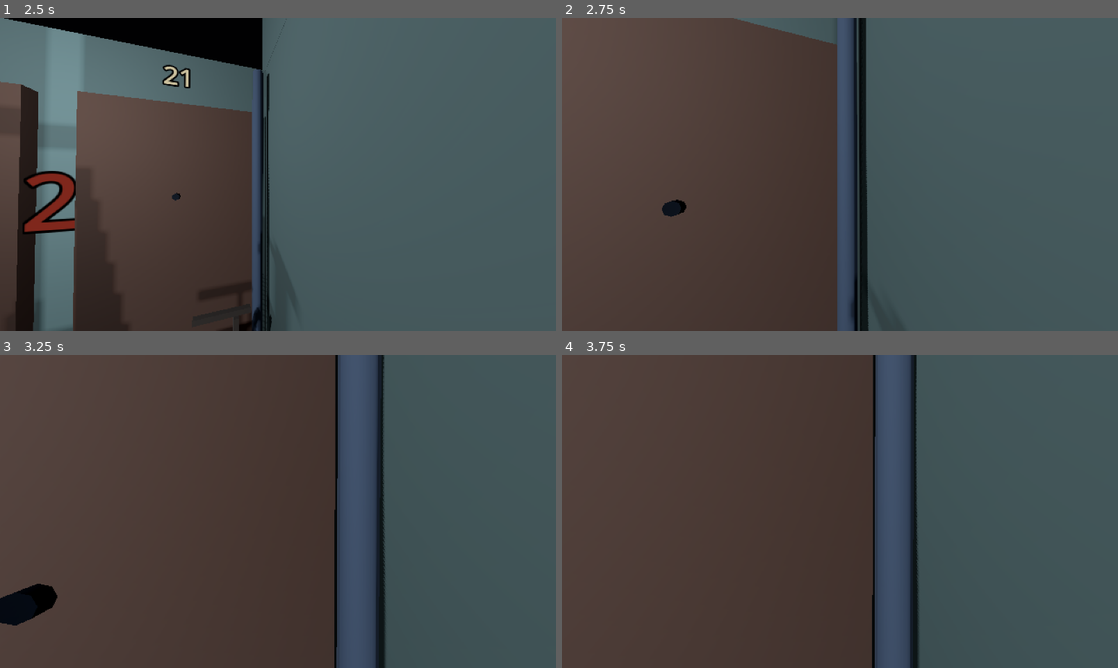
Above: before the commit, frames 1-4 (two rows, left to right).
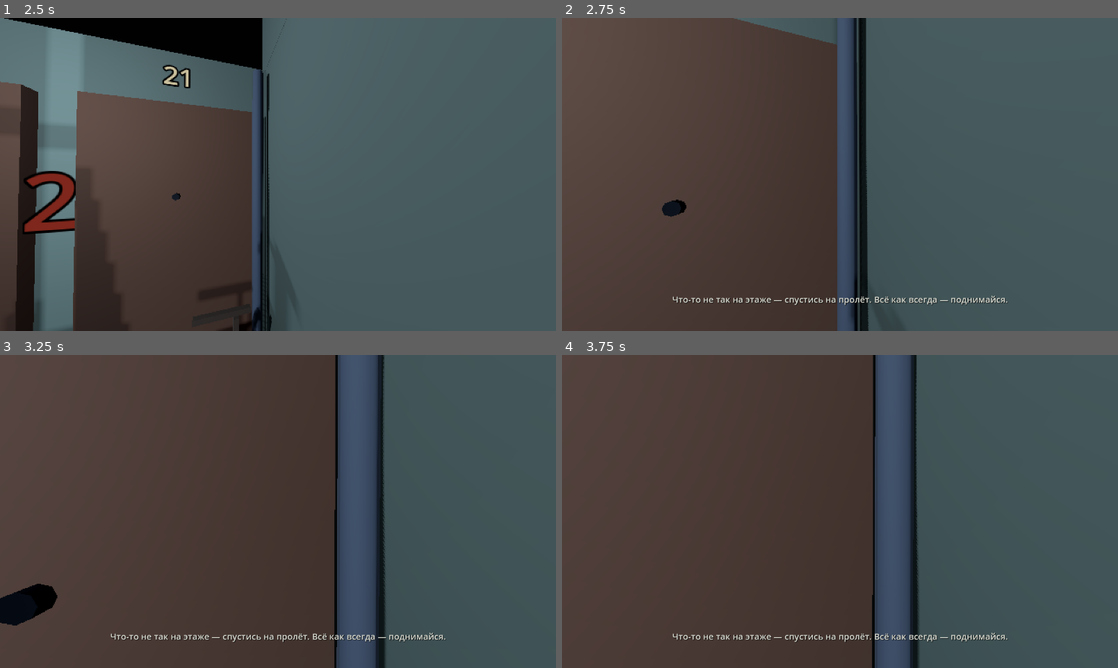
Above: after the commit, the same moments.

Repository: echostarts/horror
Game: Godot game, scene res://scenes/main.tscn
Same seed, same stepped clock (60 frames per second), same inputs: the game is played once before the commit and once after it.
Inputs (mouse positions are in pixels of both pictures, inside the frame that each line leads up to):
- Up to frame 1 (2.5 s): tap Enter (ui_accept) at 0.5, 0.77, 1.07, 1.52, 1.82 s; move the mouse to (305, 174) at 0.52 s; hold Shift (sprint) 0.53-1.28 s; hold W (move_forward) from 0.53 s (still down); click (305, 174) at 0.67 s; move the mouse to (250, 174) at 1.27 s; tap Alt at 1.35 s; move the mouse to (289, 168) at 2.02 s; tap Ctrl at 2.1 s
- Up to frame 2 (2.75 s): keep holding W (move_forward)
- Up to frame 3 (3.25 s): keep holding W (move_forward); move the mouse to (272, 517) at 2.77 s; tap Shift (sprint) at 2.85 s; click (272, 517) at 2.92 s; tap Enter (ui_accept) at 3.02 s
- Up to frame 4 (3.75 s): keep holding W (move_forward); tap Enter (ui_accept) at 3.32 s; move the mouse to (878, 514) at 3.52 s; tap Alt at 3.6 s

Frame 1 is identical in both runs. In frame 2, 0.6% of the frame differs, in the area x 19-81%, y 88-92%; in frame 3, 0.6%; in frame 4, 0.6%.

Commit message:
feat: teach-in - first segment always clean + one subtitled rule hint
Operator playtest finding: the rule doesn't land untold (M1 DoD miss).
- First question of a run is forced clean so the player learns the baseline
  before hunting deviations (Exit 8 grammar, Pillar 5 fairness)
- The single Section 8-sanctioned subtitle hint on the first flight states
  the rule
https://claude.ai/code/session_01DmBqBQWpchEjaavjmMnUfw

Diff:
--- a/src/world/chain_manager.gd
+++ b/src/world/chain_manager.gd
@@ -25,6 +25,9 @@
 var _fx: TransitionLayer
 var _busy: bool = false
 var _finished: bool = false
+## Первый вопрос забега всегда чистый: игрок должен увидеть «норму», прежде
+## чем искать отклонения (грамматика Exit 8, Pillar 5 — честность).
+var _first_question: bool = true
 ## Кулдаун (физ. кадры) после re-anchor: перемещение/ребилд модулей рождает
 ## фантомные body_entered кадром позже — реальный траверс занимает секунды.
 var _ignore_frames: int = 0
@@ -46,6 +49,7 @@
 	_selector = AnomalySelector.new(Director.rng(), _defs)
 	_loop.reset_to_start()
 	_finished = false
+	_first_question = true
 	for level: int in WINDOW:
 		if not _modules.has(level):
 			var module := FlightModule.new()
@@ -58,6 +62,10 @@
 	_modules[0].reveal_stencil(_loop.floor_number)
 	_stage_question()
 	_ignore_frames = 5
+	# Единственный разрешённый хинт — субтитром на первом пролёте (Section 8).
+	get_tree().create_timer(2.5).timeout.connect(func() -> void:
+		EventBus.subtitle_requested.emit(
+			"Что-то не так на этаже — спустись на пролёт. Всё как всегда — поднимайся.", 6.0))
 
 ## Полная пересборка окна в базовое состояние вокруг текущего этажа.
 func _rebuild_all_baseline() -> void:
@@ -87,6 +95,9 @@
 			if String(def.id) == _forced_id:
 				_question = def
 		_effect = _question.make_effect() if _question != null else null
+	elif _first_question:
+		_question = null     # первый сегмент забега — эталон «нормы»
+		_effect = null
 	elif Director.consume_relief():
 		_question = null     # relief valve: спокойный пролёт без ролла
 		_effect = null
@@ -101,6 +112,7 @@
 			if _question != null and _question.id == &"d2_mirrored_stencil":
 				_question = null
 		_effect = _question.make_effect() if _question != null else null
+	_first_question = false
 	var flight_cfg := _baseline_cfg(1)
 	if _effect != null:
 		_effect.pre_build(flight_cfg)
